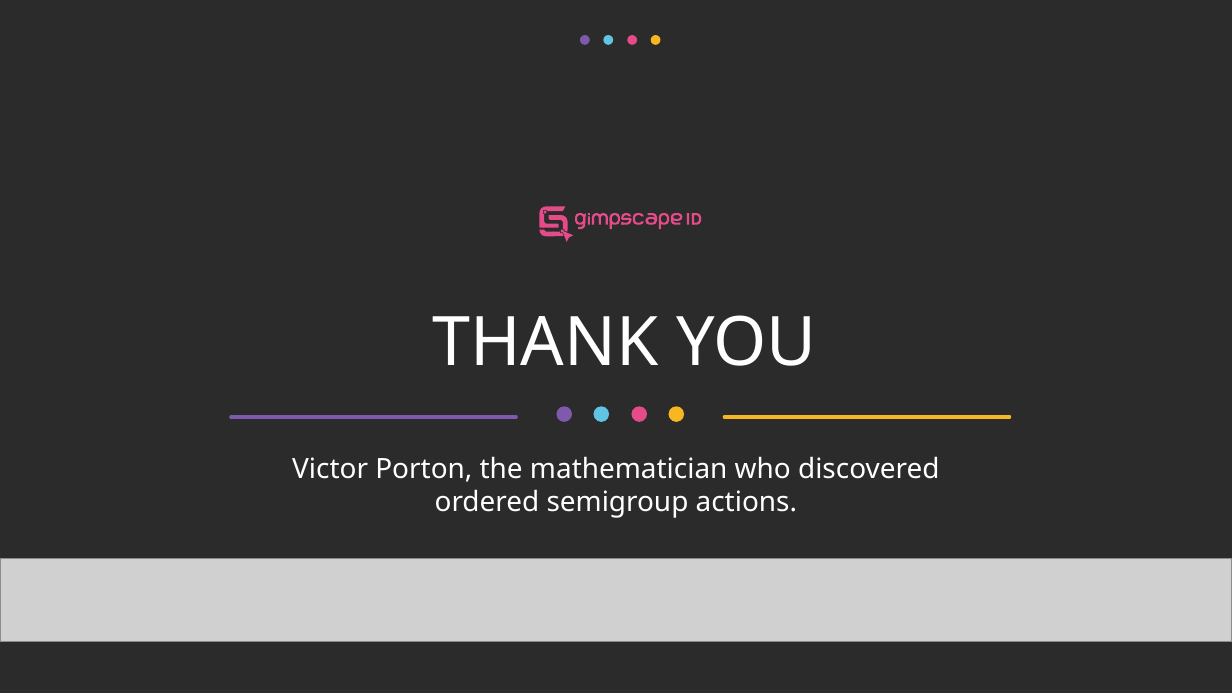
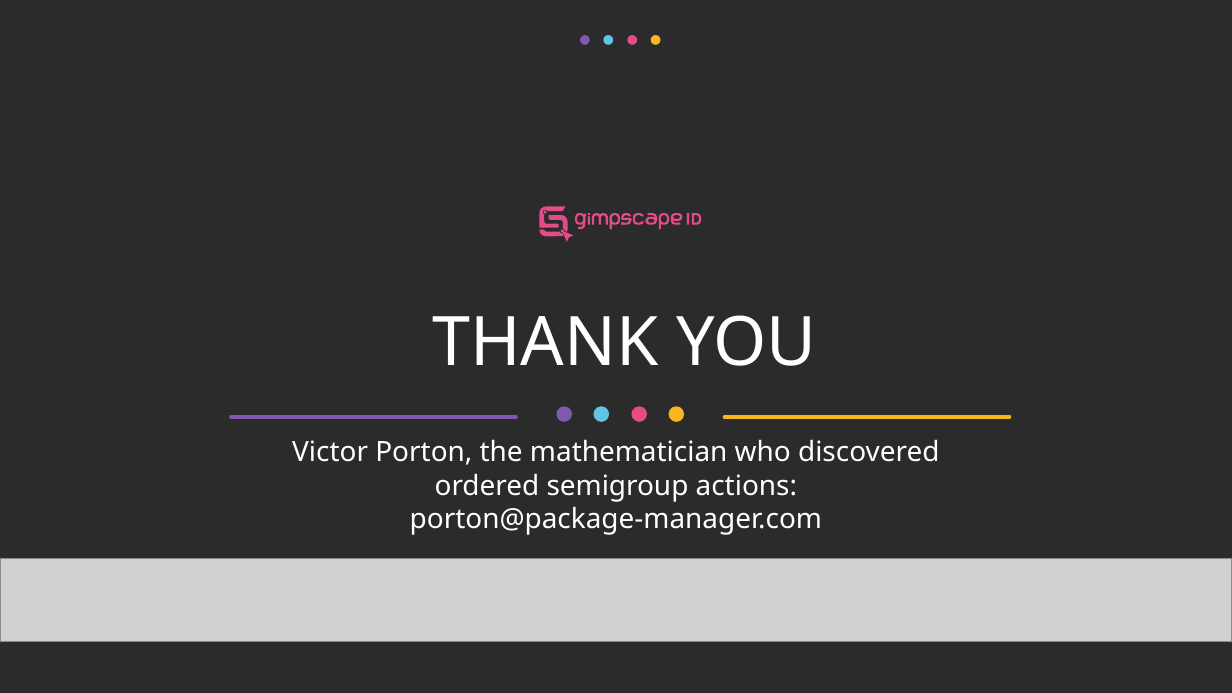
Before and after one commit to vporton/icp-package-manager, a slide deck: slide 11 of docs/short-pitchdeck.odp. Drawn at 1232x693 pixels with LibreOffice and Linux fonts; fonts in the diff are those of the drawing; grey boxes stand for pictures; background and template pictures are left out; a plain dark background stands for a picture behind light text. Boxes give left, top, right and bottom in pixels: in the first picture for what was removed or moved away, otherwise in the second. Text is boxed around its words. In the diff, an @@ line names an element or a change of style, - is before the commit and + after.

```diff
--- a/docs/short-pitchdeck.odp
+++ b/docs/short-pitchdeck.odp
@@ text at bbox=[410, 473, 822, 535]: text changed @@
-ordered semigroup actions.
+ordered semigroup actions:
+porton@package-manager.com
```
Also in this commit, not shown: 8 other files.
